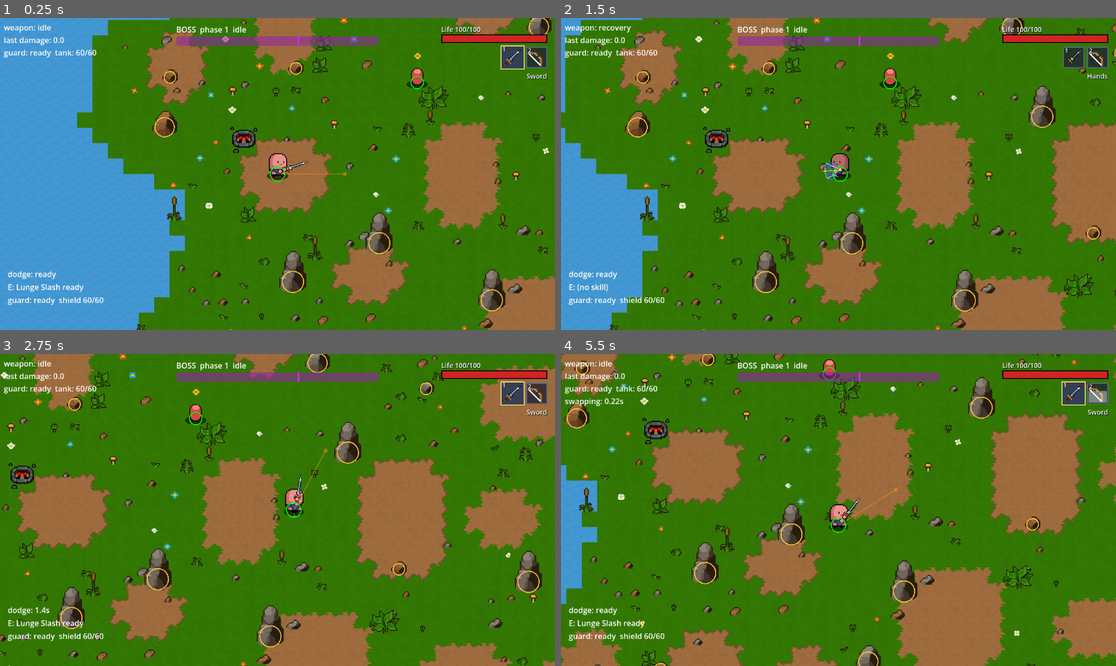
Above: before the commit, frames 1-4 (two rows, left to right).
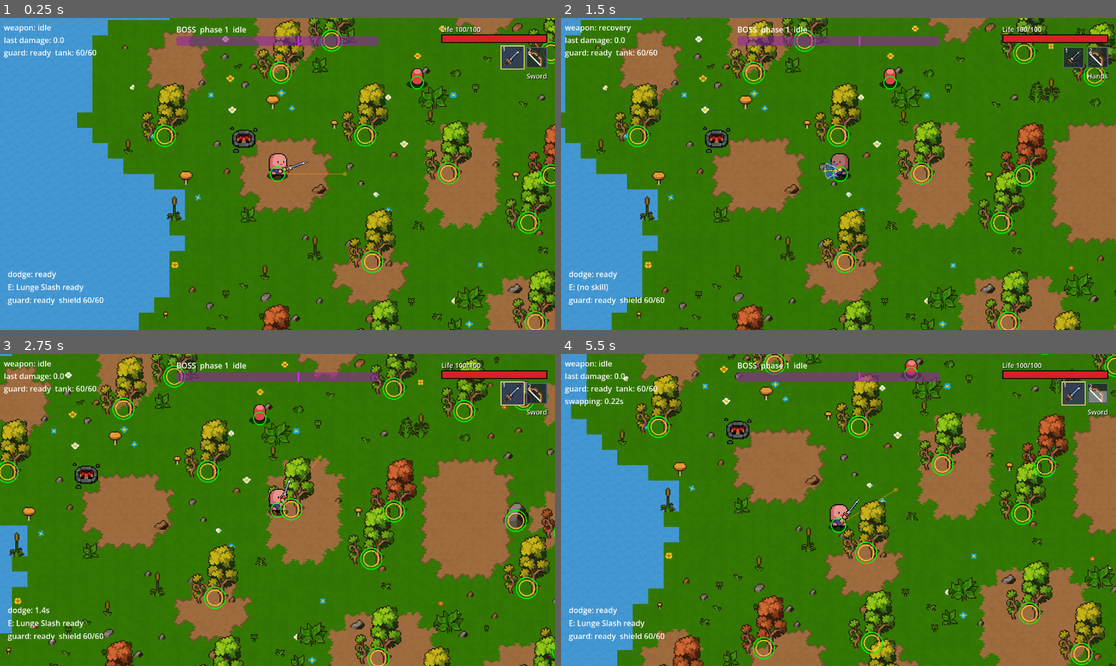
Above: after the commit, the same moments.

Repository: Matcry12/Thiat
Game: Godot game, scene res://scenes/arena.tscn
Same seed, same stepped clock (60 frames per second), same inputs: the game is played once before the commit and once after it.
Inputs (mouse positions are in pixels of both pictures, inside the frame that each line leads up to):
- Up to frame 1 (0.25 s): no input
- Up to frame 2 (1.5 s): tap Enter at 0.5 s; move the mouse to (960, 158) at 0.52 s; hold D (move_right) 0.53-1.25 s; tap 3 (hands) at 0.6 s; click (960, 158) at 0.67 s; drag from (727, 189) to (860, 161) at 1.27 s
- Up to frame 3 (2.75 s): move the mouse to (333, 441) at 2.02 s; hold D (move_right) from 2.03 s (still down); tap Q (dodge) at 2.1 s; tap 3 (hands) at 2.3 s
- Up to frame 4 (5.5 s): release D (move_right) at 2.75 s; drag from (810, 572) to (855, 510) at 2.77 s; move the mouse to (1005, 556) at 3.52 s; hold A (move_left) 3.53-4.25 s; tap F (parry) at 3.6 s; tap 3 (hands) at 3.8, 5.3 s; drag from (672, 463) to (810, 413) at 4.27 s; move the mouse to (866, 510) at 5.02 s; hold S (move_down) from 5.03 s (still down); tap 2 (weapon_2) at 5.1 s; click (866, 510) at 5.17 s

The runs differ from the first frame. In frame 1, 11% of the frame differs, in the area x 22-100%, y 0-100%; in frame 2, 13%; in frame 3, 49%; in frame 4, 58%, in the area x 0-100%, y 0-100%.

Commit message:
feat(map): trees, rocks and copper placed by area on the island (W2)
Co-Authored-By: Claude Sonnet 5.5 <noreply@anthropic.com>

Diff:
--- a/data/maps/grass.tres
+++ b/data/maps/grass.tres
@@ -6,6 +6,10 @@
 [ext_resource type="Texture2D" path="res://assets/map/Vegetation.png" id="4"]
 [ext_resource type="Texture2D" path="res://assets/map/Rocks.png" id="5"]
 [ext_resource type="Texture2D" path="res://assets/map/Water_tiles.png" id="6"]
+[ext_resource type="Script" path="res://scripts/world/resource_node_data.gd" id="23"]
+[ext_resource type="Resource" path="res://data/resource_nodes/tree.tres" id="20"]
+[ext_resource type="Resource" path="res://data/resource_nodes/rock.tres" id="21"]
+[ext_resource type="Resource" path="res://data/resource_nodes/copper_rock.tres" id="22"]
 
 [sub_resource type="Resource" id="Border"]
 script = ExtResource("2")
@@ -64,3 +68,4 @@
 border = SubResource("Border")
 deco = Array[ExtResource("2")]([SubResource("Tufts"), SubResource("Plants"), SubResource("Flowers"), SubResource("Mushrooms"), SubResource("Pebbles")])
 obstacles = SubResource("Rocks")
+resource_nodes = Array[ExtResource("23")]([ExtResource("20"), ExtResource("21"), ExtResource("22")])
--- a/scripts/map/arena_map.gd
+++ b/scripts/map/arena_map.gd
@@ -16,6 +16,7 @@
 
 ## patch_count and obstacle_count are "per screen-sized area" (36 x 21 cells) and scale with the
 ## map, so density stays the same on a bigger map.
+const RESOURCE_NODE := preload("res://scenes/world/resource_node.tscn")
 const REF_CELLS := 36 * 21
 
 ## Map size in cells (1 cell = tile_size * pixel_scale px = 32). 72 x 40 = 2304 x 1280 px = 2x the screen.
@@ -205,6 +206,7 @@
 
 var current_seed := 0
 var build_ms := 0   ## last rebuild, in ms
+var node_count := 0   ## resource nodes in the current result, cached at build time
 var land_pct := 0   ## share of land cells in the current result, cached at build time
 var result: MapGen.Result
 
@@ -264,10 +266,10 @@
 		return "n/a"
 	var player := get_node_or_null(player_path) as Node2D
 	var ai := area_at(player.global_position) if player else -1
-	return "seed: %d  size: %dx%d cells (%dx%d px)\ndirt patches: %d  rocks: %d  deco: %d  bushes: %d\narea %s  land %d%%  build %d ms" % [
+	return "seed: %d  size: %dx%d cells (%dx%d px)\ndirt patches: %d  rocks: %d  deco: %d  bushes: %d\narea %s  land %d%%  nodes %d  build %d ms" % [
 		current_seed, map_cols, map_rows, map_size().x, map_size().y,
 		result.patches.size(), result.obstacles.size(), result.deco.size(), result.border.size(),
-		["forest", "rocky", "boss"][ai] if ai >= 0 else "water", land_pct, build_ms]
+		["forest", "rocky", "boss"][ai] if ai >= 0 else "water", land_pct, node_count, build_ms]
 
 
 ## F3 Save asks this instead of reading the export: map_seed 0 means "random", but a saved file
@@ -311,6 +313,9 @@
 	for v in result.land:
 		land += v
 	land_pct = 100 * land / maxi(result.land.size(), 1)
+	node_count = 0
+	for o in result.obstacles:
+		node_count += 1 if o["node"] >= 0 else 0
 	_build()
 	build_ms = maxi(Time.get_ticks_msec() - t0, 1)
 
@@ -561,6 +566,15 @@
 	for d in result.deco:
 		_add_sprite(_deco, style.deco[d["set"]], d["region"], d["pos"], s, false)
 	for o in result.obstacles:
+		if o["node"] >= 0:
+			var rn: ResourceNode = RESOURCE_NODE.instantiate()
+			rn.setup(style.resource_nodes[o["node"]], o["region"])
+			rn.position = o["pos"]
+			_obstacles.add_child(rn)
+			var node_boss := get_node_or_null(boss_path) as PhysicsBody2D
+			if node_boss:
+				node_boss.add_collision_exception_with(rn)
+			continue
 		var body := StaticBody2D.new()      # default layer 1 = the walls' layer
 		body.name = "Rock"
 		body.collision_mask = 0
--- a/scripts/map/map_gen.gd
+++ b/scripts/map/map_gen.gd
@@ -61,13 +61,15 @@
 	var grass: Dictionary = {}               ## Vector2i cell -> Vector2i atlas coord (no entry = no grass tile)
 	var dirt: Dictionary = {}                ## Vector2i cell -> Vector2i atlas coord (every cell)
 	var deco: Array[Dictionary] = []         ## {set, region, pos}  pos = bottom-centre of the sprite
-	var obstacles: Array[Dictionary] = []    ## {region, pos (collision circle centre), radius}
+	var obstacles: Array[Dictionary] = []    ## {region, pos (collision circle centre), radius, node}  node = index into style.resource_nodes, -1 = plain cover rock
 	var border: Array[Dictionary] = []       ## {region, pos (bottom-centre), flip}
 	var water: Dictionary = {}               ## Vector2i cell -> atlas coord on style.water_texture (empty = no water art)
 	var land := PackedByteArray()            ## 1 land, 0 water, per cell
 	var area := PackedByteArray()            ## Area per cell (ignore on water)
 	var cols := 0                            ## grid size land/area were built with (Params may change later)
 	var rows := 0
+	var obstacle_grid := {}                  ## Vector2i bucket -> Array of obstacle dicts (spacing lookups)
+	var obstacle_bucket := 1.0               ## bucket size: at least 2 * the largest radius + spacing
 
 
 static func generate(style: MapStyle, p: Params, rng_seed: int) -> Result:
@@ -79,7 +81,10 @@
 	var noise := _noise(rng_seed, p.noise_frequency)
 	_place_patches(res, p, rng, noise)
 	_assign_ground(res, style, p, rng)
-	_place_obstacles(res, style, p, rng)
+	if p.island_on and not style.resource_nodes.is_empty():
+		_place_nodes(res, style, p, rng)   # on the island every rock is a resource node
+	else:
+		_place_obstacles(res, style, p, rng)
 	_place_deco(res, style, p, rng, _noise(rng_seed + 2, p.noise_frequency))
 	if not p.island_on:
 		_place_border(res, style, p, rng)   # on the island the water is the edge
@@ -378,6 +383,7 @@
 	var size := p.size_px()
 	var spacing := maxf(p.obstacle_min_spacing, rock_clearance(p))
 	var pad := p.cell + rock_clearance(p)
+	res.obstacle_bucket = 2.0 * float(Array(set.radii).max()) + spacing
 	for _attempt in p.obstacle_count * 60:
 		if res.obstacles.size() >= p.obstacle_count:
 			break
@@ -389,7 +395,55 @@
 		var sprite := set.regions[idx].size * float(style.pixel_scale)
 		if not _obstacle_legal(res, p, pos, r, sprite, spacing):
 			continue
-		res.obstacles.append({"region": idx, "pos": pos, "radius": r})
+		_add_obstacle(res, {"region": idx, "pos": pos, "radius": r, "node": -1})
+
+
+## Trees, rocks and copper by area: per kind and area, round(density * land cells / 100) nodes, each at a
+## random spot of a random land cell of that area. Same legality rules as the plain rocks.
+static func _place_nodes(res: Result, style: MapStyle, p: Params, rng: RandomNumberGenerator) -> void:
+	var cells: Array = [[], [], []]   # per Area: land cells
+	for i in res.land.size():
+		if res.land[i] == 1:
+			cells[res.area[i]].append(Vector2i(i % p.cols, i / p.cols))
+	var spacing := maxf(p.obstacle_min_spacing, rock_clearance(p))
+	var widest := 0.0
+	for k in style.resource_nodes:
+		widest = maxf(widest, k.radius)
+	res.obstacle_bucket = 2.0 * widest + spacing
+	for ki in style.resource_nodes.size():
+		var kind: ResourceNodeData = style.resource_nodes[ki]
+		for a in 3:
+			var list: Array = cells[a]
+			var density := [kind.density_forest, kind.density_rocky, kind.density_boss][a] as float
+			var target := roundi(density * list.size() / 100.0)
+			var made := 0
+			for _attempt in target * 60:
+				if made >= target:
+					break
+				var c: Vector2i = list[rng.randi() % list.size()]
+				var pos := (Vector2(c) + Vector2(rng.randf(), rng.randf())) * p.cell
+				var v := rng.randi() % maxi(kind.regions.size(), 1)
+				var sprite := kind.regions[v].size * float(kind.pixel_scale) if v < kind.regions.size() else Vector2.ZERO
+				if _obstacle_legal(res, p, pos, kind.radius, sprite, spacing):
+					_add_obstacle(res, {"region": v, "pos": pos, "radius": kind.radius, "node": ki})
+					made += 1
+	_repair_reach(res, p)
+
+
+static func _add_obstacle(res: Result, o: Dictionary) -> void:
+	res.obstacles.append(o)
+	res.obstacle_grid.get_or_add(Vector2i(o["pos"] / res.obstacle_bucket), []).append(o)
+
+
+## True if any obstacle is closer than r + its radius + spacing. Bucket lookup; needs that sum <= obstacle_bucket.
+static func _obstacle_near(res: Result, pos: Vector2, r: float, spacing: float) -> bool:
+	var b := Vector2i(pos / res.obstacle_bucket)
+	for by in range(b.y - 1, b.y + 2):
+		for bx in range(b.x - 1, b.x + 2):
+			for o: Dictionary in res.obstacle_grid.get(Vector2i(bx, by), []):
+				if pos.distance_to(o["pos"]) < r + o["radius"] + spacing:
+					return true
+	return false
 
 
 ## A walker's width plus one FLOW_STEP: rocks keep this far from water, walls and each other, so every
@@ -416,10 +470,7 @@
 	for s in p.spawns:
 		if pos.distance_to(s) < p.spawn_clear_radius + r:
 			return false
-	for o in res.obstacles:
-		if pos.distance_to(o["pos"]) < r + o["radius"] + spacing:
-			return false
-	return true
+	return not _obstacle_near(res, pos, r, spacing)
 
 
 ## Walk grid (FLOW_STEP px): 1 where a walker of agent_radius can stand, ignoring rocks. Inside the walls,
@@ -477,6 +528,12 @@
 ## Flood fill on a coarse grid from the player's spawn: every cell a walker of agent_radius can stand
 ## on (inside the walls, clear of every rock) must be reachable. Public: the tests call it too.
 static func floor_reachable(p: Params, obstacles: Array[Dictionary], land := PackedByteArray()) -> bool:
+	return _unreached(p, obstacles, land).is_empty()
+
+
+## Centres of the walk-grid samples a walker could stand on but cannot reach from home (see floor_reachable).
+## If home itself is blocked, returns [Vector2.INF].
+static func _unreached(p: Params, obstacles: Array[Dictionary], land: PackedByteArray) -> PackedVector2Array:
 	var nx := int(p.size_px().x / FLOW_STEP)
 	var ny := int(p.size_px().y / FLOW_STEP)
 	var free := _walk_free(p, land)
@@ -489,12 +546,36 @@
 					free[y * nx + x] = 0
 	var start := Vector2i(clampi(int(p.player_spawn.x / FLOW_STEP), 0, nx - 1), clampi(int(p.player_spawn.y / FLOW_STEP), 0, ny - 1))
 	if free[start.y * nx + start.x] == 0:
-		return false
+		return PackedVector2Array([Vector2.INF])
 	var seen := _walk_flood(free, nx, ny, start)
+	var out := PackedVector2Array()
 	for i in free.size():
 		if free[i] == 1 and seen[i] == 0:
-			return false
-	return true
+			out.append(Vector2((i % nx + 0.5) * FLOW_STEP, (i / nx + 0.5) * FLOW_STEP))
+	return out
+
+
+## Many nodes can close a pocket between them and the coast. Drop the nodes around any walkable spot
+## the walker cannot reach, until none is left (each pass only removes, so it ends).
+static func _repair_reach(res: Result, p: Params) -> void:
+	while true:
+		var lost := _unreached(p, res.obstacles, res.land)
+		if lost.is_empty() or lost[0] == Vector2.INF:
+			return
+		var kept: Array[Dictionary] = []
+		for o in res.obstacles:
+			var reach: float = o["radius"] + p.agent_radius + 2.0 * FLOW_STEP
+			var near := false
+			for q in lost:
+				if q.distance_to(o["pos"]) <= reach:
+					near = true
+					break
+			if not near:
+				kept.append(o)
+		res.obstacles = kept
+		res.obstacle_grid.clear()
+		for o in kept:
+			res.obstacle_grid.get_or_add(Vector2i(o["pos"] / res.obstacle_bucket), []).append(o)
 
 
 # --------------------------------------------------------------------- deco ---
--- a/scripts/map/map_style.gd
+++ b/scripts/map/map_style.gd
@@ -41,6 +41,8 @@
 @export var deco: Array[PropSet] = []
 ## Rocks that block movement.
 @export var obstacles: PropSet
+## Gatherable trees / rocks placed by area on the island (index = the "node" key of an obstacle).
+@export var resource_nodes: Array[ResourceNodeData] = []
 
 
 ## Atlas coordinate of an edge role in the given look-variant (0 = A, 1 = B).
--- /dev/null
+++ b/tests/test_island_nodes.gd
@@ -0,0 +1,48 @@
+extends SceneTree
+var _ok := true
+
+func _check(cond: bool, msg: String) -> void:
+	print(("ok   " if cond else "FAIL ") + msg)
+	if not cond:
+		_ok = false
+
+func _init() -> void:
+	var arena = load("res://scenes/arena.tscn").instantiate()
+	arena.get_node("ArenaMap").map_seed = 11
+	root.add_child(arena)
+	arena.get_node("Boss").passive = true
+	await process_frame
+	var m: ArenaMap = arena.get_node("ArenaMap")
+	var style := m.style
+	var by_kind := {}
+	var by_area := {}
+	for n in get_nodes_in_group("resource_node"):
+		var k: StringName = n.data.id
+		by_kind[k] = by_kind.get(k, 0) + 1
+		var key := "%s@%d" % [k, m.area_at(n.global_position)]
+		by_area[key] = by_area.get(key, 0) + 1
+	print("  nodes: %s" % [by_area])
+	_check(by_kind.get(&"tree", 0) > 100 and by_kind.get(&"rock", 0) > 50 and by_kind.get(&"copper_rock", 0) > 10, "trees, rocks and copper on the island %s" % [by_kind])
+	_check(by_area.get("tree@0", 0) > by_area.get("tree@1", 0) * 3, "trees mostly in the forest")
+	_check(by_area.get("copper_rock@0", 0) == 0 and by_area.get("copper_rock@2", 0) == 0, "copper only in the rocky area")
+	_check(get_nodes_in_group("map_obstacle").size() == get_nodes_in_group("resource_node").size(), "no plain cover rocks left on the island")
+	var zone: Rect2 = m.layout()["zone"]
+	var in_zone := 0
+	for n in get_nodes_in_group("resource_node"):
+		if zone.has_point(n.global_position):
+			in_zone += 1
+	_check(in_zone == 0, "nothing in the fight zone")
+	var p := m.make_params()
+	_check(MapGen.floor_reachable(p, m.result.obstacles, m.result.land), "all walkable land still reachable from home")
+	var a := MapGen.generate(style, p, 11)
+	var b := MapGen.generate(style, p, 11)
+	_check(a.obstacles == b.obstacles, "same seed = same trees and rocks")
+	_check(m.build_ms < 2000, "build with nodes under budget (%d ms)" % m.build_ms)
+	var flat := MapGen.Params.new()
+	var fr := MapGen.generate(style, flat, 11)
+	var plain := true
+	for o in fr.obstacles:
+		plain = plain and o["node"] == -1
+	_check(plain and not fr.obstacles.is_empty(), "flat map keeps its plain rocks")
+	print("PASS" if _ok else "FAIL")
+	quit(0 if _ok else 1)
--- a/tests/test_knockback.gd
+++ b/tests/test_knockback.gd
@@ -331,8 +331,9 @@
 	if rock:
 		dummy.set_physics_process(false)
 		var rr := 0.0
-		for c in rock.find_children("*", "CollisionShape2D", true, false):
-			if (c as CollisionShape2D).shape is CircleShape2D:
+		# the body's own shape only: a resource node also has a bigger Hurtbox shape one level down
+		for c in rock.get_children():
+			if c is CollisionShape2D and (c as CollisionShape2D).shape is CircleShape2D:
 				rr = ((c as CollisionShape2D).shape as CircleShape2D).radius
 		var rpos := rock.global_position
 		var dr := ((dummy.get_node("CollisionShape2D") as CollisionShape2D).shape as CircleShape2D).radius
